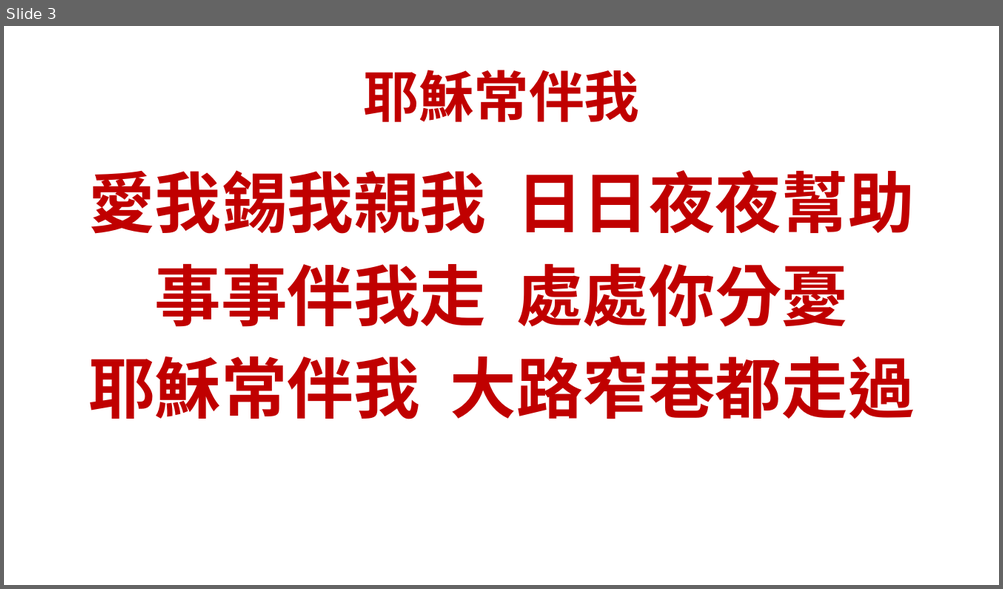
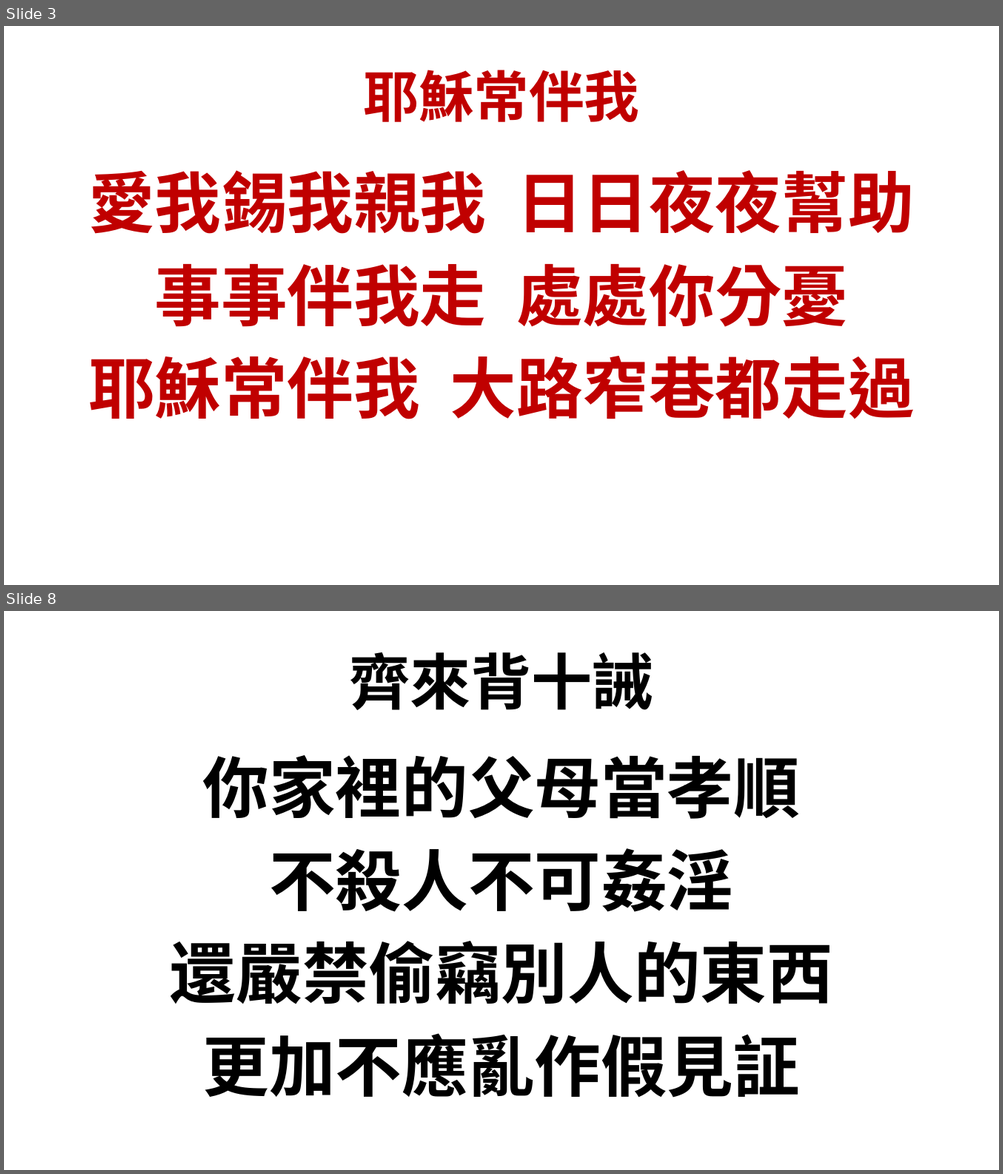
Before and after one commit to batisuoc/bible-school, a slide deck: 2019/7月.pptx. Shown one above the other, each under a label of ours: slide 3 before the commit, slides 3 and 8 after it; the slides between them are not shown. The pictures are 1003x589 and 1003x1174 pixels, drawn with LibreOffice and Linux fonts; fonts in the diff are those of the drawing; background and template pictures are left out. Boxes give left, top, right and bottom in pixels: in the first picture for what was removed or moved away, otherwise in the second. Text is boxed around its words. In the diff, an @@ line names an element or a change of style, - is before the commit and + after.

```diff
--- a/2019/7月.pptx
+++ b/2019/7月.pptx
@@ slide 8 added at [4, 611, 999, 1170], background picture (left out) @@
@@ title added at [349, 652, 653, 710], 44 pt, text #000000, bold @@
+齊來背十誡
@@ text added at [170, 755, 833, 1098], 48 pt, text #000000, bold @@
+你家裡的父母當孝順
+不殺人不可姦淫
+還嚴禁偷竊別人的東西
+更加不應亂作假見証
```
Also in this commit, not shown: 5 other slides added.
